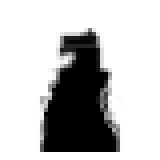
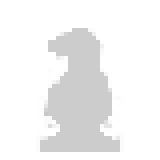
Layer changes from the first (160, 160) image to the second:
renamed "foreground" to "knight_black.png", painted on it over [36, 28, 124, 152]
